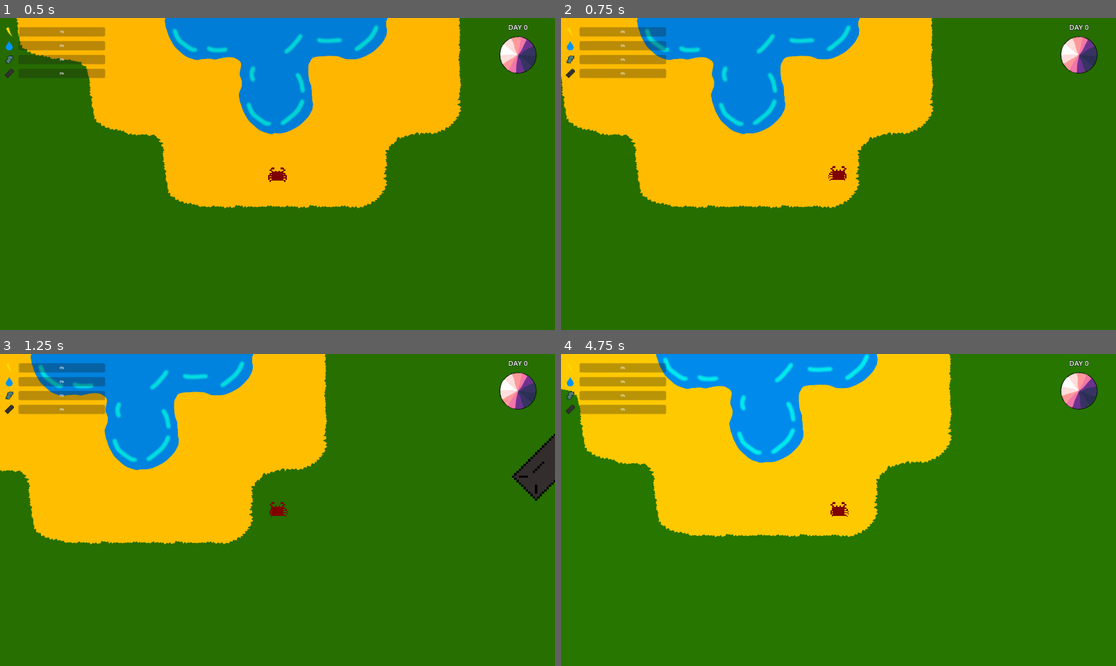
Above: before the commit, frames 1-4 (two rows, left to right).
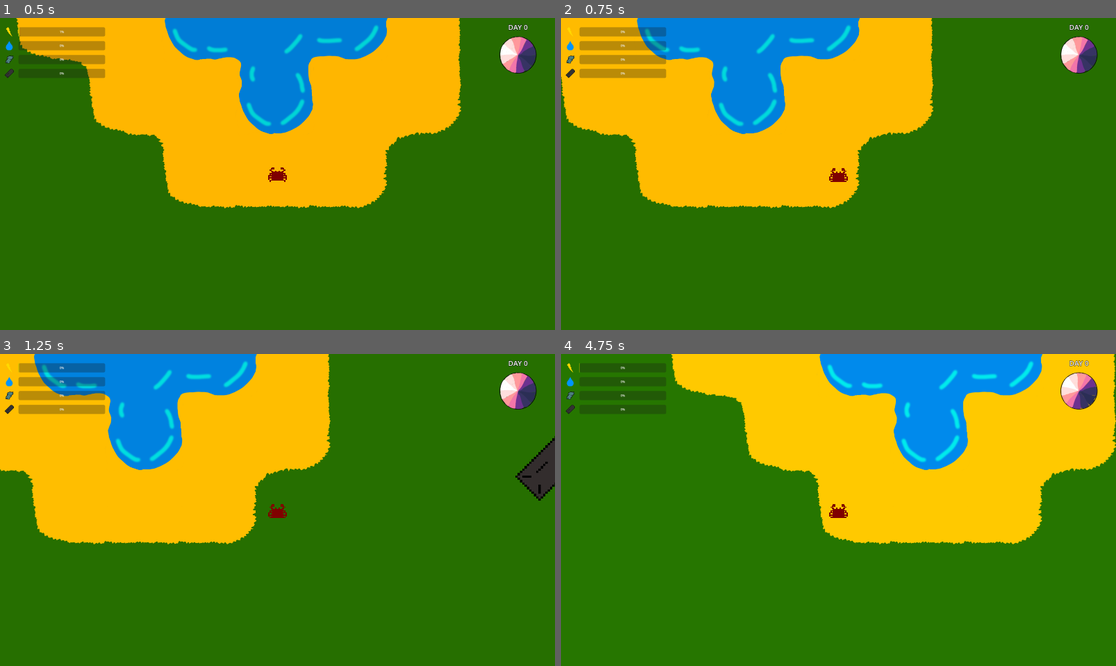
Above: after the commit, the same moments.

Repository: nporposoft/crabs-on-the-island
Game: Godot game, scene res://scenes/island_v1/island_v1.tscn
The game is run twice, just before and just after one commit, with the same random seed, the same clock (stepped at 60 frames per second) and the same inputs.
Inputs:
- Up to frame 1 (0.5 s): no input
- Up to frame 2 (0.75 s): hold D (move_right) from 0.53 s (still down); tap Shift (dodge) at 0.6 s
- Up to frame 3 (1.25 s): keep holding D (move_right)
- Up to frame 4 (4.75 s): release D (move_right) at 1.28 s; hold S (move_down) 1.28-2.03 s; tap Shift (dodge) at 1.35, 2.3, 2.85, 3.6, 4.55 s; hold D (move_right) 2.03-2.78 s; hold F (harvest) 2.03-2.78 s; hold W (move_up) 2.78-3.53 s; hold A (move_left) from 3.53 s (still down); tap F (harvest) at 4.35 s

Frame 1 is identical in both runs. In frame 2, less than 0.1% of the frame differs, in the area x 48-52%, y 47-53%; in frame 3, 2.5%; in frame 4, 43%, in the area x 0-100%, y 0-62%.

Commit message:
add dash, battery sfx

Diff:
--- a/crabs/Crab.gd
+++ b/crabs/Crab.gd
@@ -8,6 +8,7 @@
 @export var dodge_cooldown_seconds: float = 1.67
 @export var dodge_duration: float = 0.5
 @export var dodge_speed_multiplier: float = 1.0
+@export var shutdown_cooldown_seconds: float = 3.0
 
 const movementThreshold: float = 5.0
 const harvestDrain = -2.0
@@ -22,7 +23,6 @@
 signal carried_water_changed
 signal battery_charge_changed
 
-
 var _direction: Util.Directions = Util.Directions.DOWN
 
 enum States {
@@ -31,7 +31,8 @@
 	DODGE_COOLDOWN = 2,
 	ATTACKING = 3,
 	REPRODUCING = 4,
-	OUT_OF_BATTERY = 5
+	OUT_OF_BATTERY = 5,
+	SHUTDOWN_COOLDOWN = 6
 }
 var _state: int
 
@@ -84,6 +85,7 @@
 	var direction: Vector2 = Util.get_vector_from_direction(_direction)
 	apply_central_impulse(direction * _stats.move_speed * dodge_speed_multiplier)
 	_modify_battery_energy(-dodge_battery_usage)
+	$DashSoundEffect.play()
 	_one_shot_timer(dodge_duration, func() -> void:
 		_unset_state(States.DODGING)
 	)
@@ -147,10 +149,16 @@
 
 func _modify_battery_energy(value: float) -> void:
 	_carried_resources.battery_energy = clampf(_carried_resources.battery_energy + value, 0, _stats.battery_capacity)
-	if _has_state(States.OUT_OF_BATTERY) && _carried_resources.battery_energy > 0:
+	if !_has_state(States.SHUTDOWN_COOLDOWN) && _has_state(States.OUT_OF_BATTERY) && _carried_resources.battery_energy > 0:
 		_unset_state(States.OUT_OF_BATTERY)
-	elif _carried_resources.battery_energy == 0:
+		$PowerOnSoundEffect.play()
+	elif _carried_resources.battery_energy == 0 && !_has_state(States.OUT_OF_BATTERY):
 		_set_state(States.OUT_OF_BATTERY)
+		_set_state(States.SHUTDOWN_COOLDOWN)
+		$PowerOffSoundEffect.play()
+		_one_shot_timer(shutdown_cooldown_seconds, func() -> void:
+			_unset_state(States.SHUTDOWN_COOLDOWN)
+		)
 	battery_charge_changed.emit()
 
 func _extract_cobalt(value: float, delta: float) -> void:
--- a/crabs/Crab.tscn
+++ b/crabs/Crab.tscn
@@ -1,8 +1,11 @@
-[gd_scene load_steps=15 format=3 uid="uid://ch3lyfrb4hms3"]
+[gd_scene load_steps=18 format=3 uid="uid://ch3lyfrb4hms3"]
 
 [ext_resource type="Script" path="res://crabs/Crab.gd" id="1_xe67b"]
 [ext_resource type="Texture2D" uid="uid://dkqevv6a7hwt5" path="res://assets/crab.png" id="2_5n7jq"]
 [ext_resource type="Script" path="res://crabs/CrabStatsDebug.gd" id="3_wxbeg"]
+[ext_resource type="AudioStream" uid="uid://droer2prtggda" path="res://assets/sfx/poweron2.wav" id="4_3pxvx"]
+[ext_resource type="AudioStream" uid="uid://qh5qcwmukbyf" path="res://assets/sfx/poweroff.wav" id="5_g3tvs"]
+[ext_resource type="AudioStream" uid="uid://bktiyb8rih1f2" path="res://assets/sfx/dash.wav" id="6_s5pfp"]
 
 [sub_resource type="PhysicsMaterial" id="PhysicsMaterial_0bir5"]
 
@@ -110,3 +113,12 @@
 
 [node name="reach_area_collider" type="CollisionShape2D" parent="reach_area"]
 shape = SubResource("CircleShape2D_t5lib")
+
+[node name="PowerOnSoundEffect" type="AudioStreamPlayer2D" parent="."]
+stream = ExtResource("4_3pxvx")
+
+[node name="PowerOffSoundEffect" type="AudioStreamPlayer2D" parent="."]
+stream = ExtResource("5_g3tvs")
+
+[node name="DashSoundEffect" type="AudioStreamPlayer2D" parent="."]
+stream = ExtResource("6_s5pfp")
Not shown, added: assets/sfx/dash.wav.import
Not shown, added: assets/sfx/impact.wav.import
Not shown, added: assets/sfx/poweroff.wav.import
Not shown, added: assets/sfx/poweron.wav.import
Not shown, added: assets/sfx/poweron2.wav.import
Not shown, added: assets/sfx/step1.wav.import
Not shown, added: assets/sfx/step2.wav.import
Not shown, added: assets/sfx/dash.wav
Not shown, added: assets/sfx/impact.wav
Not shown, added: assets/sfx/poweroff.wav
Not shown, added: assets/sfx/poweron.wav
Not shown, added: assets/sfx/poweron2.wav
(and 2 more such lines)
